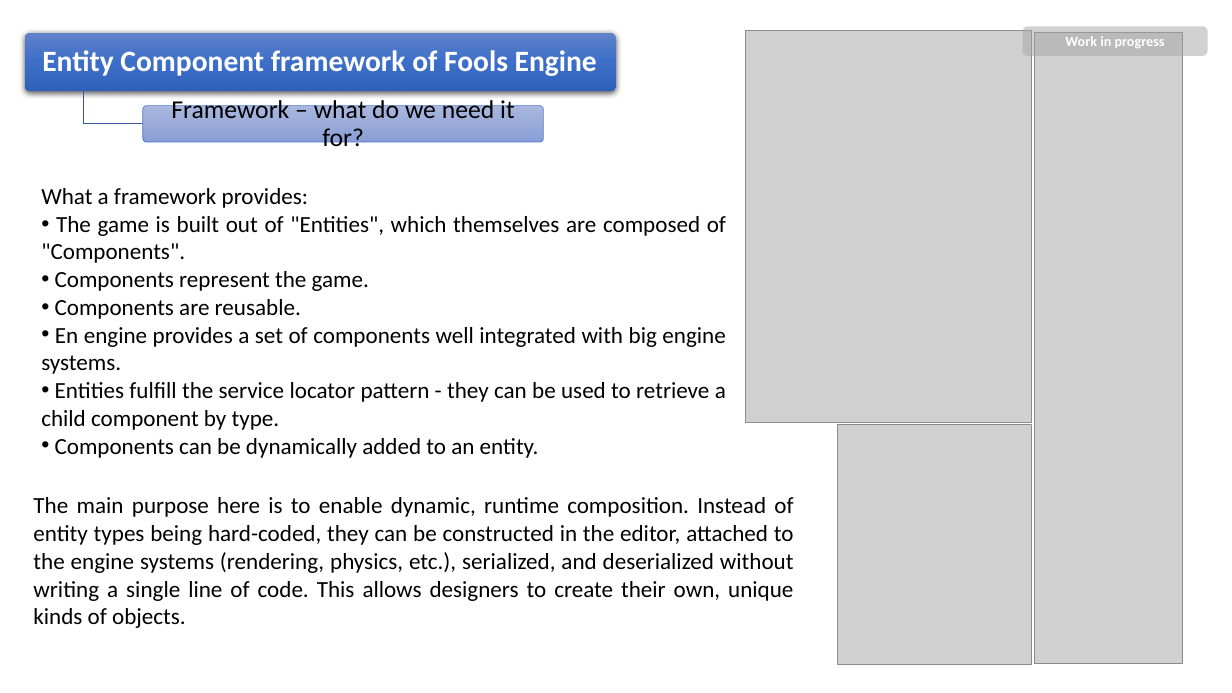
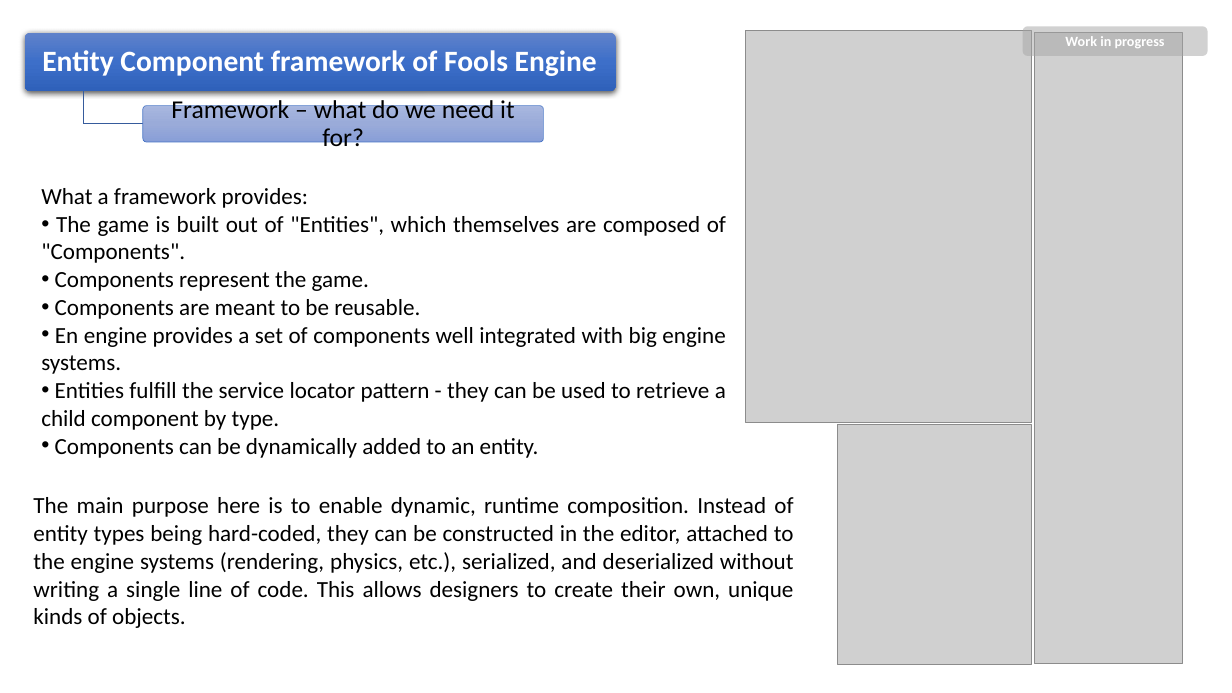
Before and after one commit to pawel-kaleta/FoolsEngine, a slide deck: slide 2 of Documentation/Entity Component Framework.pptx. Drawn at 1232x693 pixels with LibreOffice and Linux fonts; fonts in the diff are those of the drawing; grey boxes stand for pictures. Boxes give left, top, right and bottom in pixels: in the first picture for what was removed or moved away, otherwise in the second. Text is boxed around its words. In the diff, an @@ line names an element or a change of style, - is before the commit and + after.

```diff
--- a/Documentation/Entity Component Framework.pptx
+++ b/Documentation/Entity Component Framework.pptx
@@ text at bbox=[55, 299, 420, 319]: text changed @@
-• Components are reusable.
+• Components are meant to be reusable.
```
Also in this commit, not shown: 6 other slides changed, 1 slide removed, 39 other files.
